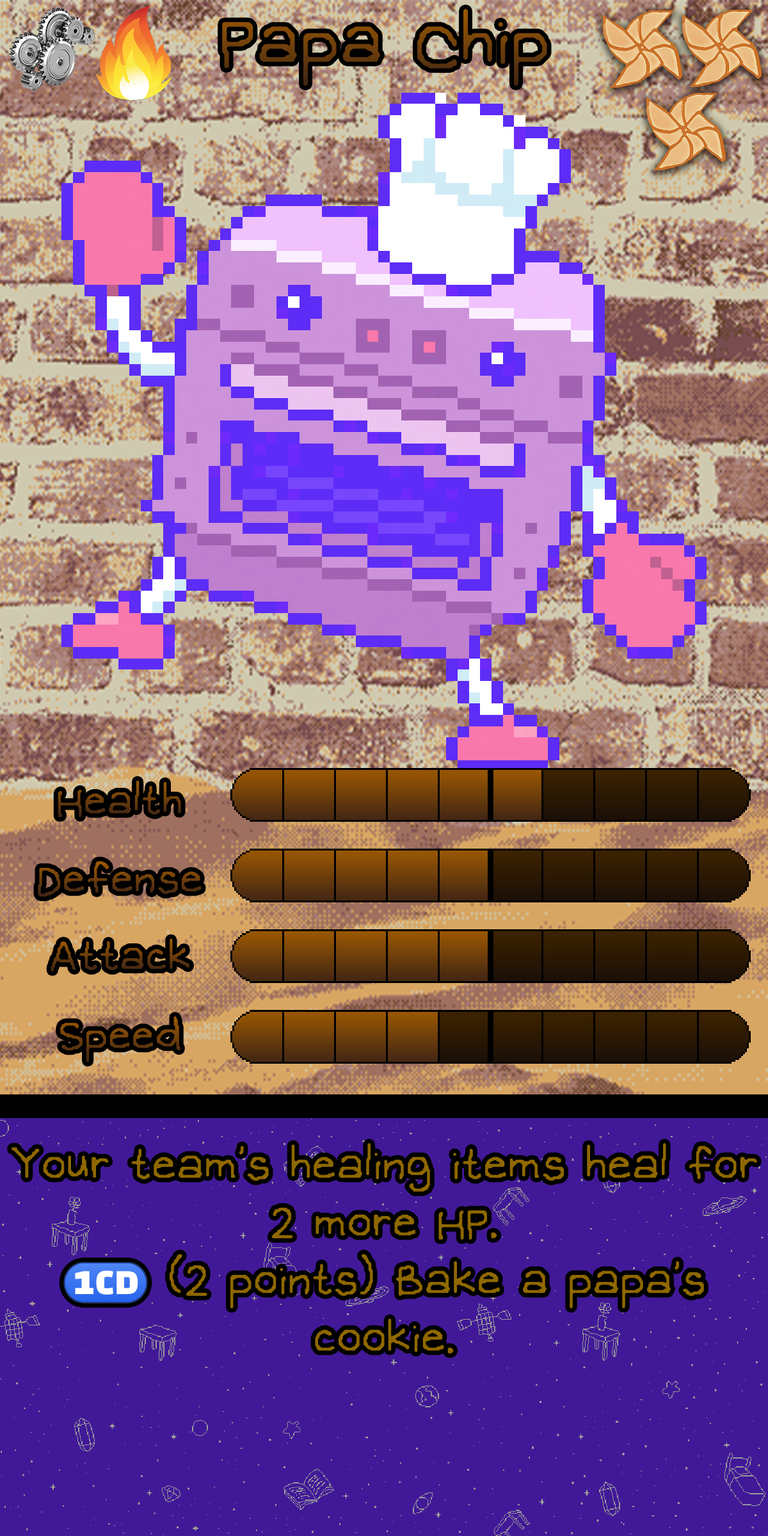
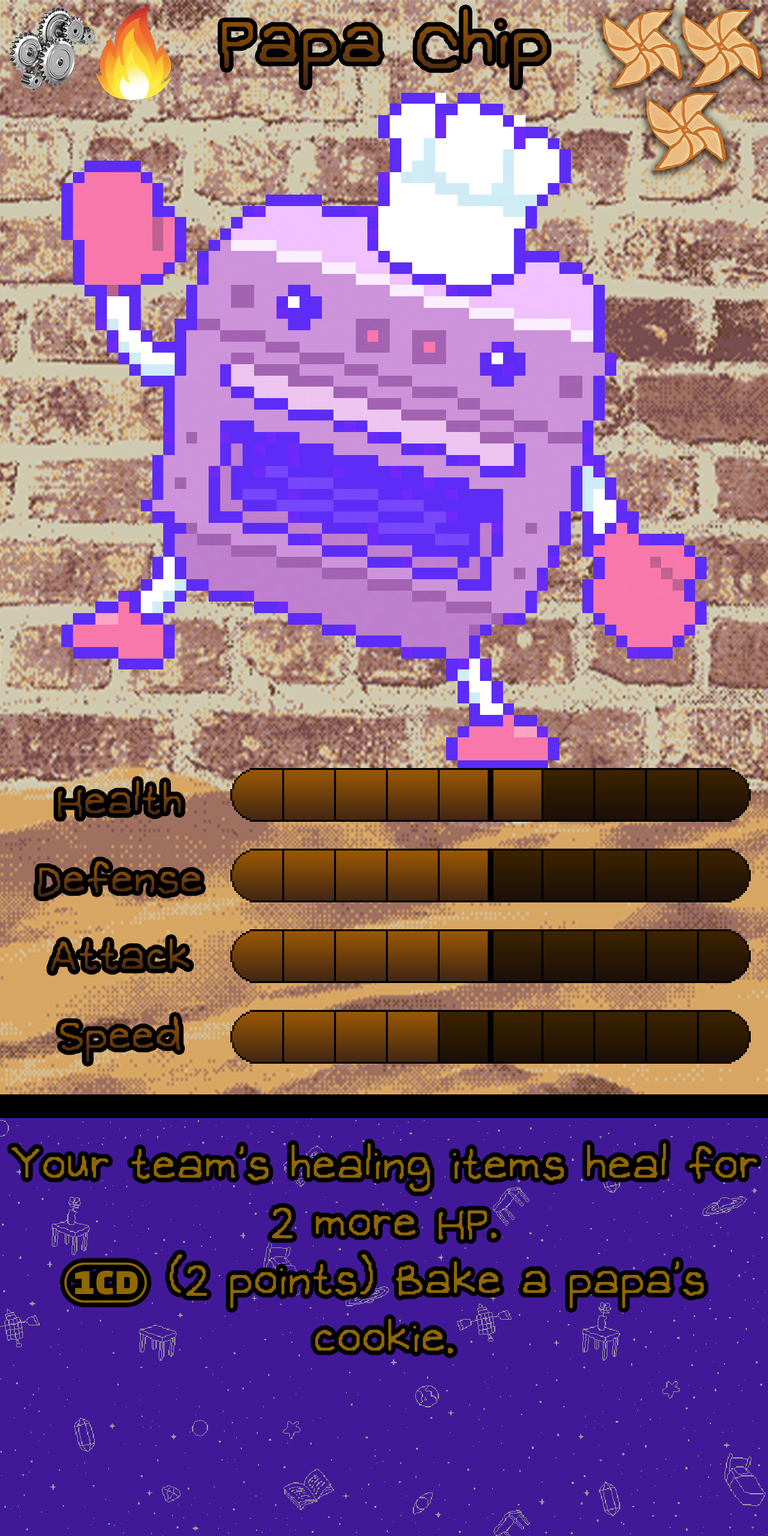
Layers edited between the first and the second (768, 1536) image:
removed layer "Ability FX: (1CD)" over [63, 1261, 148, 1304]
painted on "Ability" over [63, 1261, 148, 1304]
